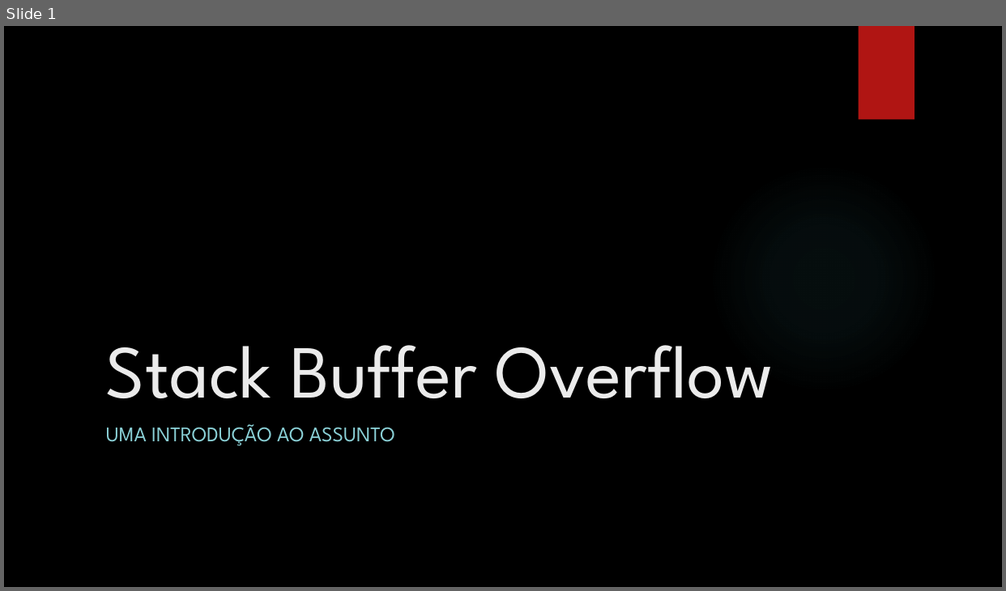
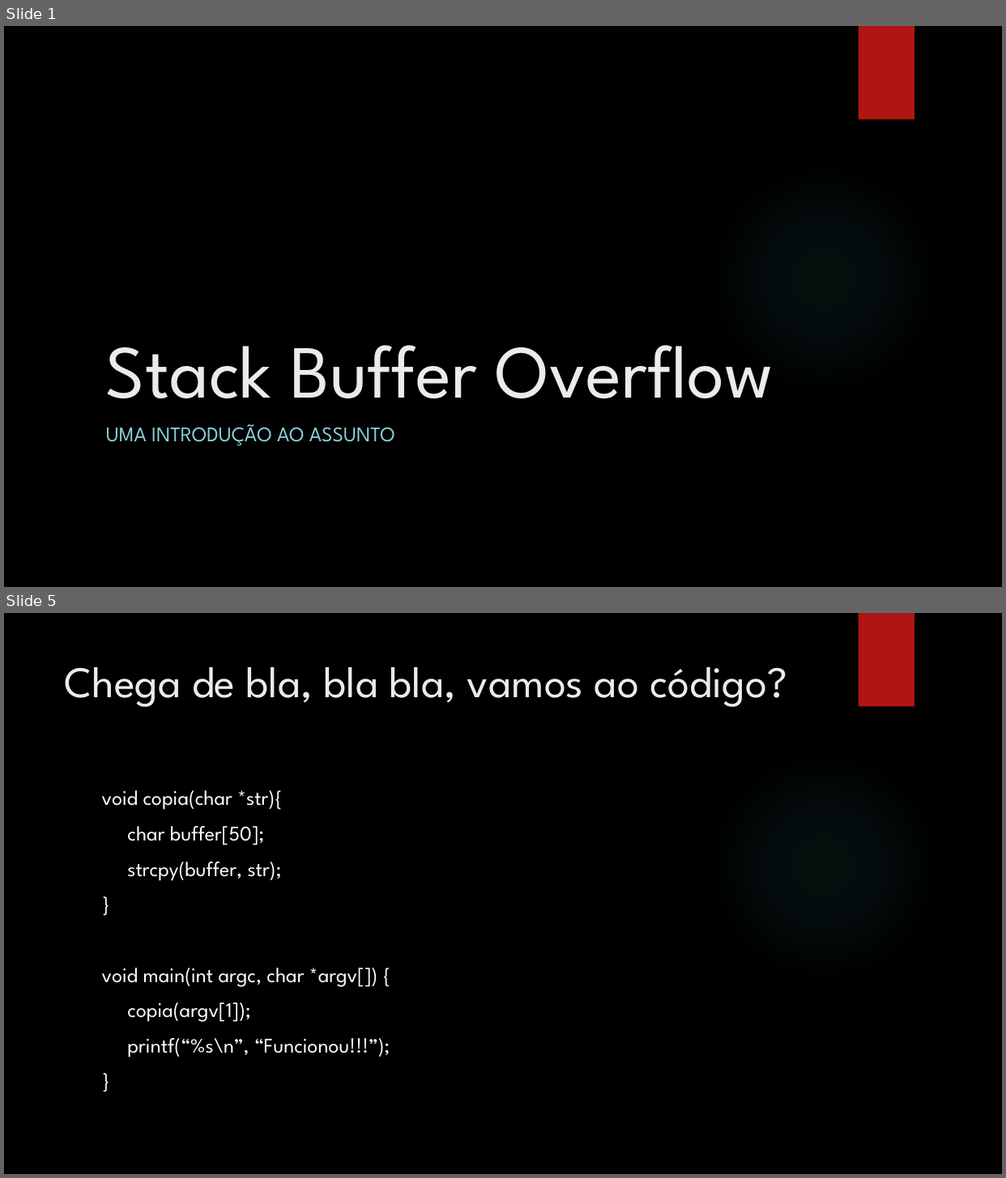
Before and after one commit to helviojunior/live_bufferoverflow, a slide deck: Buffer Overflow.pptx. Shown one above the other, each under a label of ours: slide 1 before the commit, slides 1 and 5 after it; the slides between them are not shown. The pictures are 1006x591 and 1006x1178 pixels, drawn with LibreOffice and Linux fonts; fonts in the diff are those of the drawing; background and template pictures are left out. Boxes give left, top, right and bottom in pixels: in the first picture for what was removed or moved away, otherwise in the second. Text is boxed around its words. In the diff, an @@ line names an element or a change of style, - is before the commit and + after.

```diff
--- a/Buffer Overflow.pptx
+++ b/Buffer Overflow.pptx
@@ slide 5 added at bbox=[4, 613, 1002, 1174], background picture (left out); not listed: 2 template elements that a slide beside it also shows @@
@@ title added at bbox=[65, 667, 787, 707], 42 pt, text #EBEBEB @@
+Chega de bla, bla bla, vamos ao código?
@@ text added at bbox=[102, 790, 390, 1058], 20 pt, text #FFFFFF @@
+void copia(char *str){
+char buffer[50];
+strcpy(buffer, str);
+}
+void main(int argc, char *argv[]) {
+copia(argv[1]);
+printf(“%s\n”, “Funcionou!!!”);
+}
```
Also in this commit, not shown: 6 other slides added, 1 other file.
